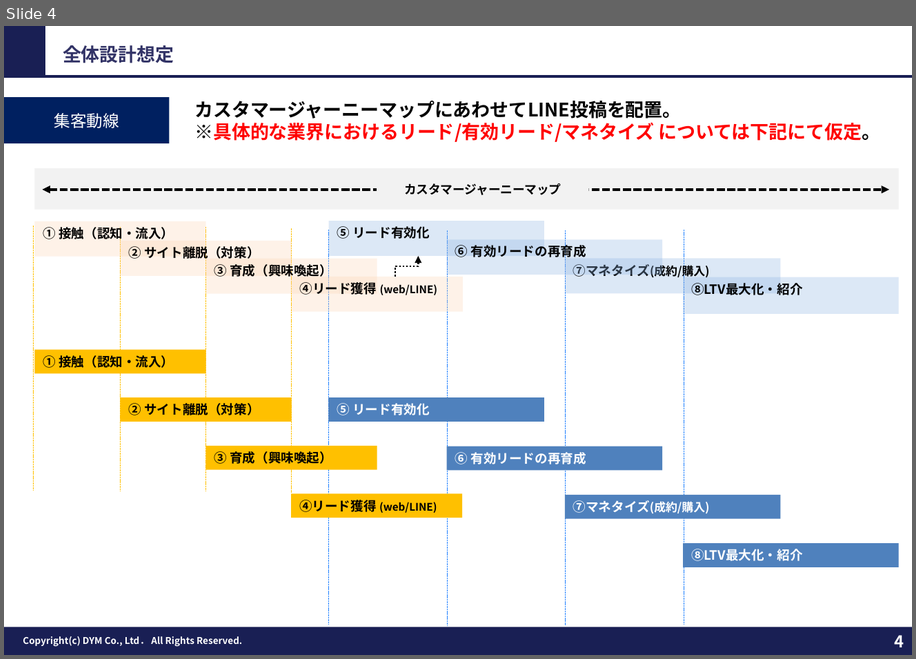
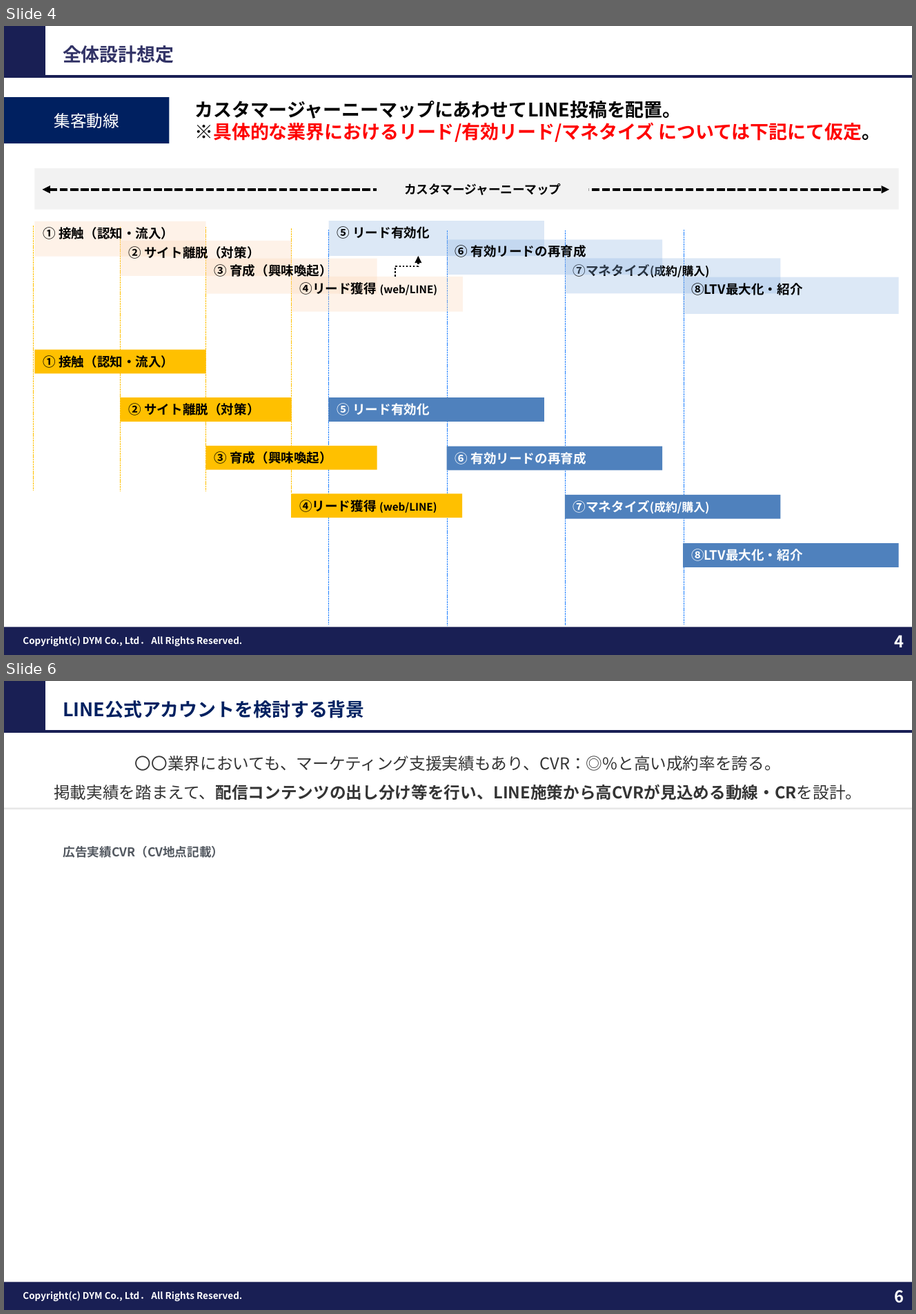
Before and after one commit to tonomura-r-dev/folder, a slide deck: DYM_LINEOA_業界汎用_ご提案.pptx. Shown one above the other, each under a label of ours: slide 4 before the commit, slides 4 and 6 after it; the slides between them are not shown. The pictures are 916x659 and 916x1314 pixels, drawn with LibreOffice and Linux fonts; fonts in the diff are those of the drawing; background and template pictures are left out. Boxes give left, top, right and bottom in pixels: in the first picture for what was removed or moved away, otherwise in the second. Text is boxed around its words. In the diff, an @@ line names an element or a change of style, - is before the commit and + after.

```diff
--- a/DYM_LINEOA_業界汎用_ご提案.pptx
+++ b/DYM_LINEOA_業界汎用_ご提案.pptx
@@ slide 6 added at box(4, 681, 912, 1310), background #FFFFFF; not listed: 5 template elements that a slide beside it also shows @@
@@ text added at box(63, 700, 365, 718), 16 pt, text #002060, bold @@
+LINE公式アカウントを検討する背景
@@ text added at box(54, 756, 862, 800), 14 pt, text #343434 @@
+〇〇業界においても、マーケティング支援実績もあり、CVR：◎%と高い成約率を誇る。
+掲載実績を踏まえて、配信コンテンツの出し分け等を行い、LINE施策から高CVRが見込める動線・CRを設計。
@@ line added from (4, 809) to (912, 809), #D9D9D9 1.5 pt @@
@@ text added at box(63, 846, 224, 858), 10.5 pt, text #525860, bold @@
+広告実績CVR（CV地点記載）
```
Also in this commit, not shown: 10 other slides added, 4 other files.
